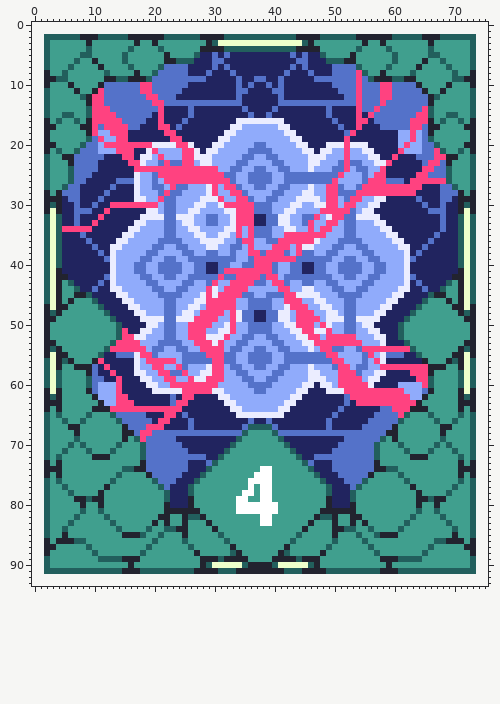
Sprite sheet: data/images/cards/barrier1.png. Above: the version before the commit.
The file is 72x90 pixels. Colours within 5 levels of each other are drawn and written as one. The old version is drawn lined up with the new one, on the new canvas.
And afterwards:
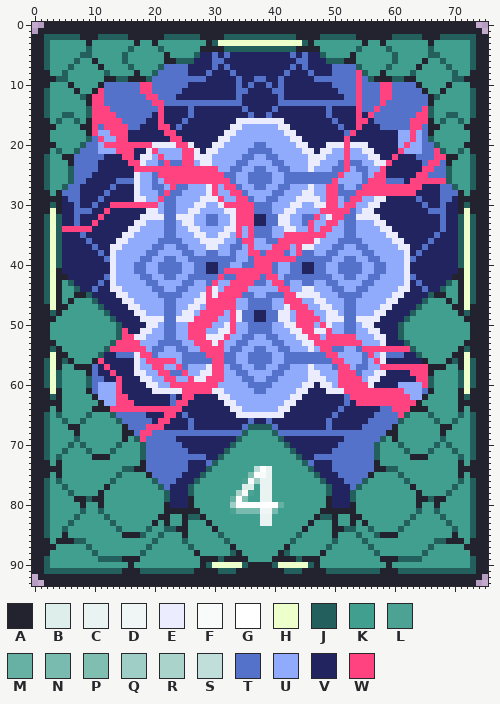
Palette (. is transparent): A #22232f  B #deeeeb  C #e9f3f1  D #eff6f5  E #ebedff  F #f9fbfb  G #ffffff  H #edffcb  J #225f5d  K #409f8e  L #4ca394  M #66b1a3  N #7abbaf  P #80beb2  Q #9fcec6  R #a9d3cb  S #c1dfda  T #5472c9  U #90abfb  V #21245f  W #ff4280
The edit:
canvas 72x90 -> 76x94, the old top-left corner now at 2,2
The edit adds colour A in row 0 at x 2 to 73; in row 1 at x 1 to 74; in rows 2 to 91 at x 0 to 1 and 74 to 75; in row 92 at x 1 to 74; in row 93 at x 2 to 73.
Colour G gives way to colour B in row 77 at x 36.
Colour K gives way to colour B in row 77 at x 35.
Colour G gives way to colour C in rows 74 to 75 at x 39; in rows 76 to 79 at x 38 to 39; in rows 82 to 83 at x 38 to 39.
Colour G gives way to colour D in row 81 at x 38 to 39.
Colour G gives way to colour F in row 75 at x 38; in row 76 at x 36; in row 78 at x 35.
Colour G gives way to colour L in row 78 at x 36.
Colour K gives way to colour L in row 76 at x 35; in row 81 at x 33.
Colour K gives way to colour M in row 79 at x 33; in row 80 at x 41.
Colour G gives way to colour N in row 81 at x 34 to 37 and 40.
Colour G gives way to colour P in row 79 at x 35.
Colour K gives way to colour P in row 75 at x 36.
Colour G gives way to colour Q in row 76 at x 37.
Colour K gives way to colour Q in row 80 at x 33.
Colour K gives way to colour R in row 78 at x 34.
Colour K gives way to colour S in row 74 at x 37.
